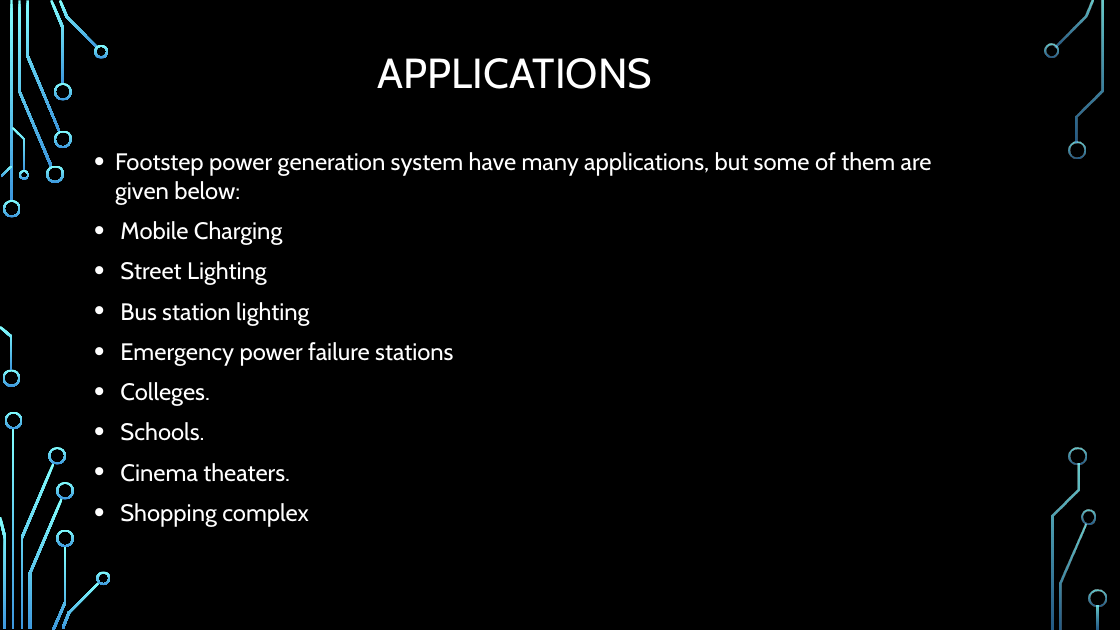
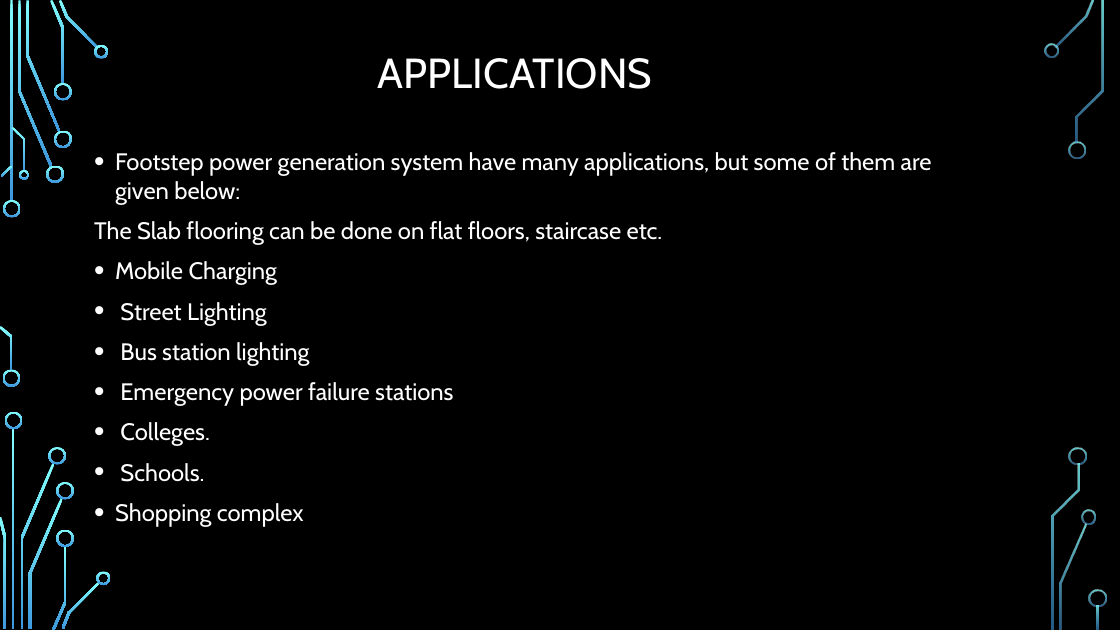
Before and after one commit to Abbashozefa/MINI-PROJECT-SEM1, a slide deck: slide 7 of mini project sem 1.pptx. Drawn at 1120x630 pixels with LibreOffice and Linux fonts; fonts in the diff are those of the drawing; background and template pictures are left out. Boxes give left, top, right and bottom in pixels: in the first picture for what was removed or moved away, otherwise in the second. Text is boxed around its words. In the diff, an @@ line names an element or a change of style, - is before the commit and + after.

```diff
--- a/mini project sem 1.pptx
+++ b/mini project sem 1.pptx
@@ text at <box>94,221,663,245</box>: paragraph added @@
+The Slab flooring can be done on flat floors, staircase etc.
@@ text at <box>120,463,290,482</box>: paragraph removed @@
-• Cinema theaters.
```
Also in this commit, not shown: 3 other slides changed, 1 slide added, 1 slide removed.
